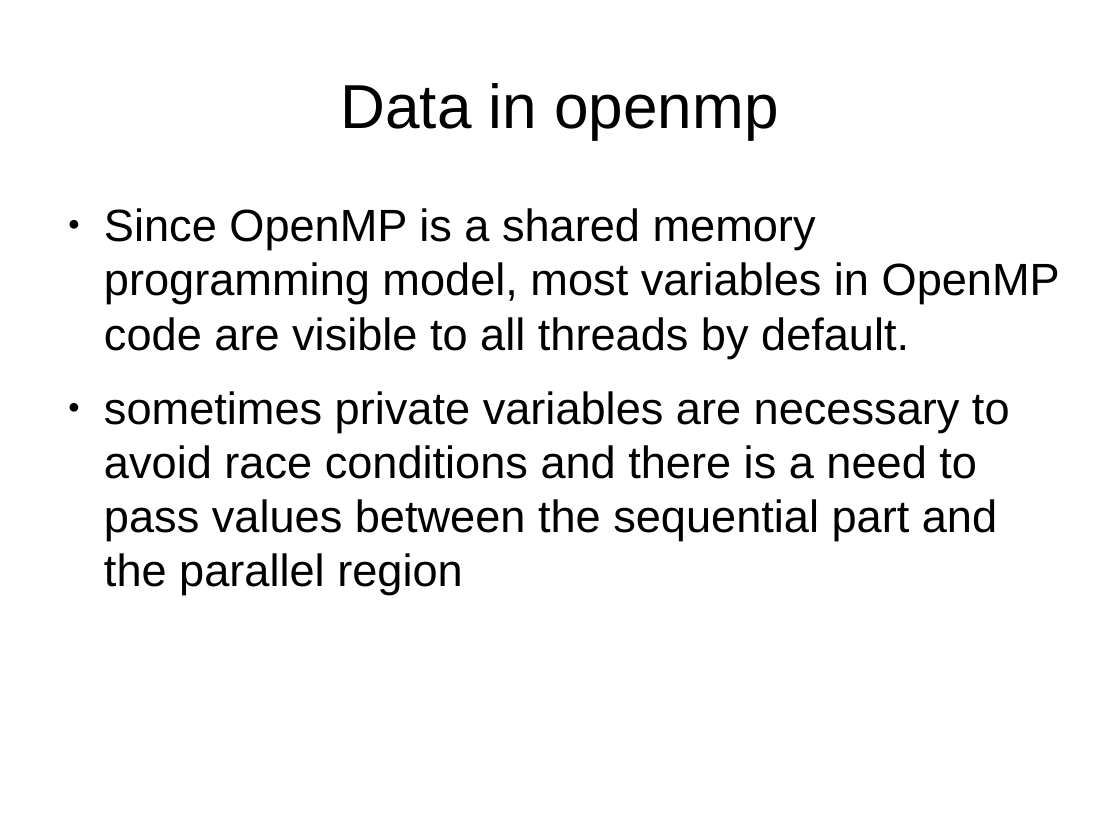
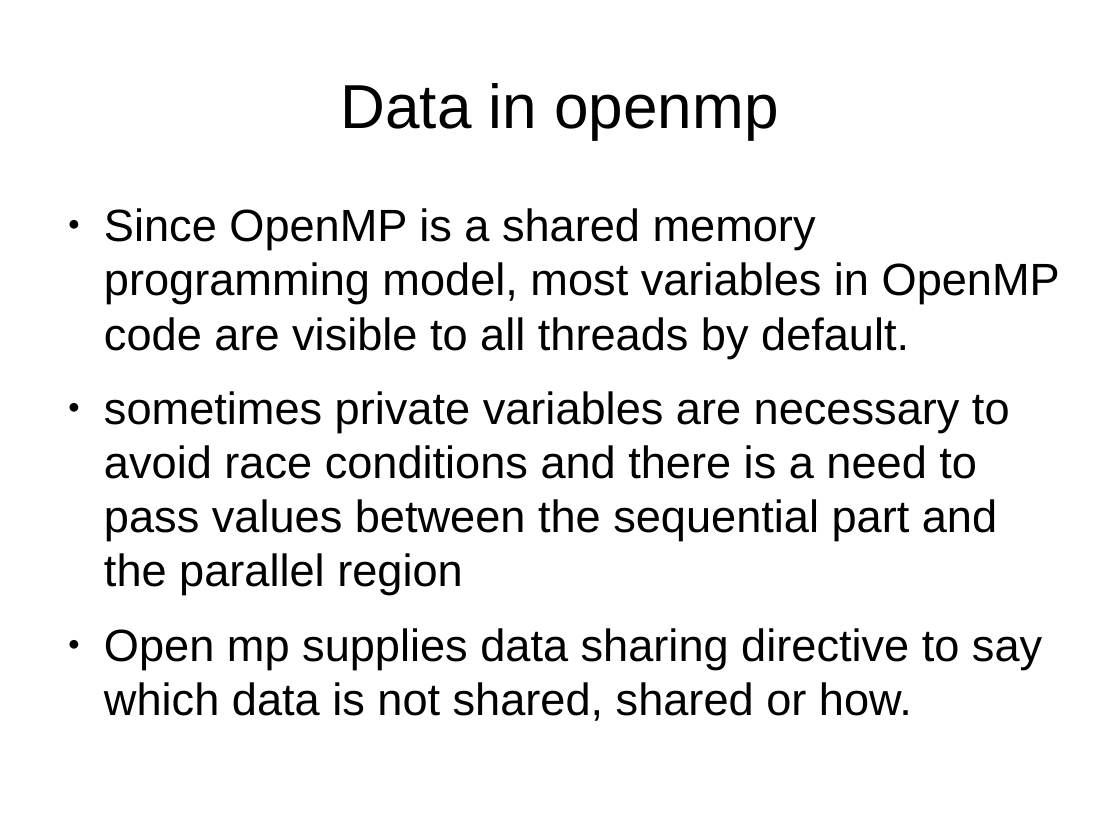
Before and after one commit to veltzer/demos-linux, a slide deck: slide 13 of multi_core/openmp.odp (slide 10 before the commit). Drawn at 1120x840 pixels with LibreOffice and Linux fonts; fonts in the diff are those of the drawing. Boxes give left, top, right and bottom in pixels: in the first picture for what was removed or moved away, otherwise in the second. Text is boxed around its words. In the diff, an @@ line names an element or a change of style, - is before the commit and + after.

Commit message:
better openmp examples

```diff
--- a/multi_core/openmp.odp
+++ b/multi_core/openmp.odp
@@ text at [104, 628, 1042, 721]: paragraph added @@
+● Open mp supplies data sharing directive to say which data is not shared, shared or how.
```
Also in this commit, not shown: 10 slides added, 4 other files.
